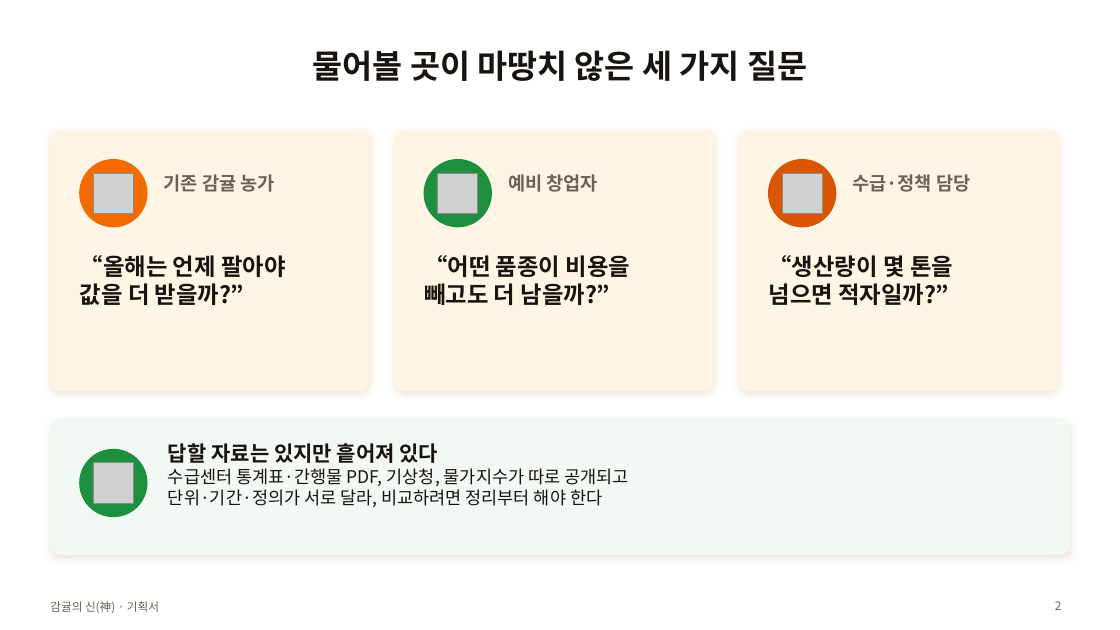
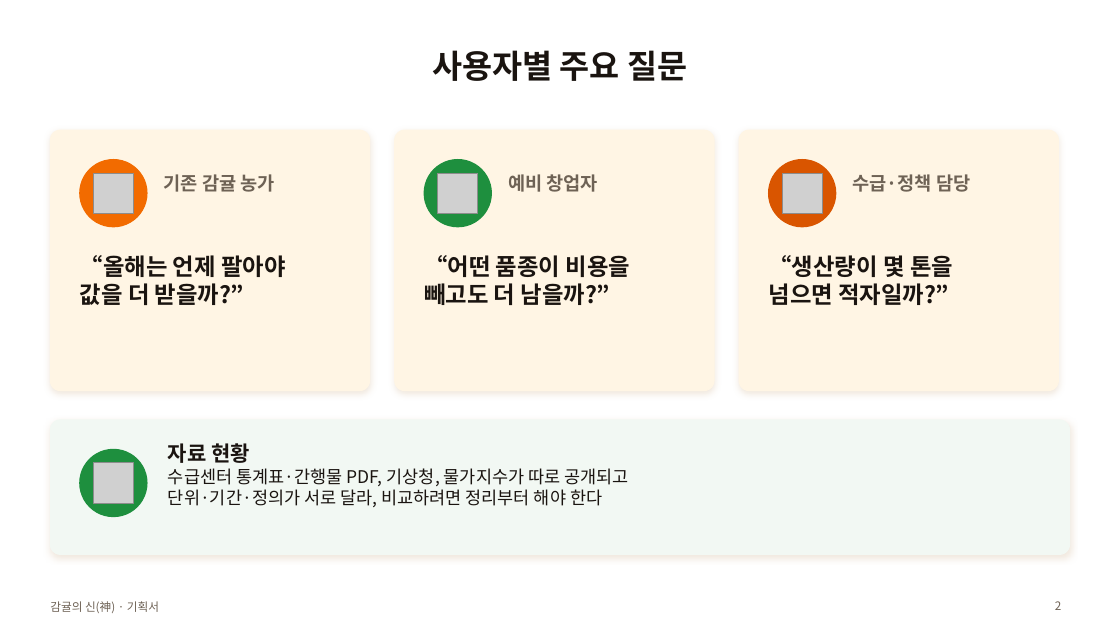
Before and after one commit to Jeju-Citrus-Analysis-Agent/Citrus-Analysis, a slide deck: slide 2 of docs/submission/00_기획서.pptx. Drawn at 1120x630 pixels with LibreOffice and Linux fonts; fonts in the diff are those of the drawing; grey boxes stand for pictures. Boxes give left, top, right and bottom in pixels: in the first picture for what was removed or moved away, otherwise in the second. Text is boxed around its words. In the diff, an @@ line names an element or a change of style, - is before the commit and + after.

```diff
--- a/docs/submission/00_기획서.pptx
+++ b/docs/submission/00_기획서.pptx
@@ title at [433, 50, 687, 81]: text changed @@
-물어볼 곳이 마땅치 않은 세 가지 질문
+사용자별 주요 질문
@@ text at [168, 443, 250, 463]: text changed @@
-답할 자료는 있지만 흩어져 있다
+자료 현황
```
Also in this commit, not shown: 13 other slides changed, 8 other files.
